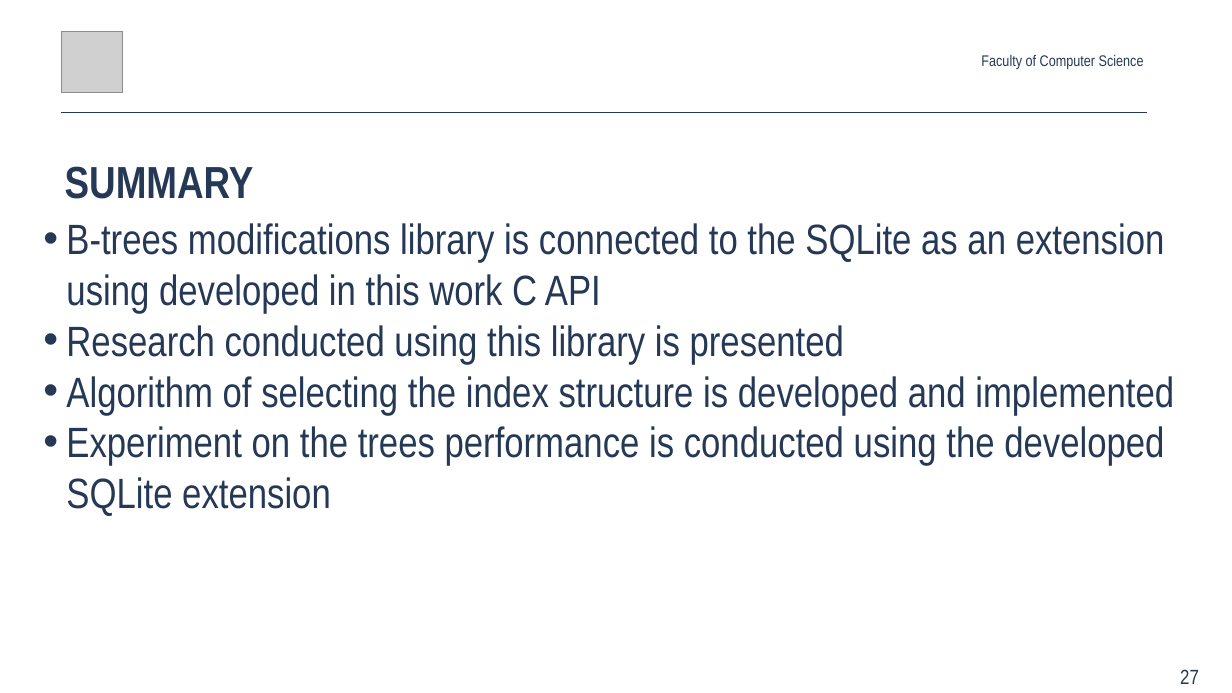
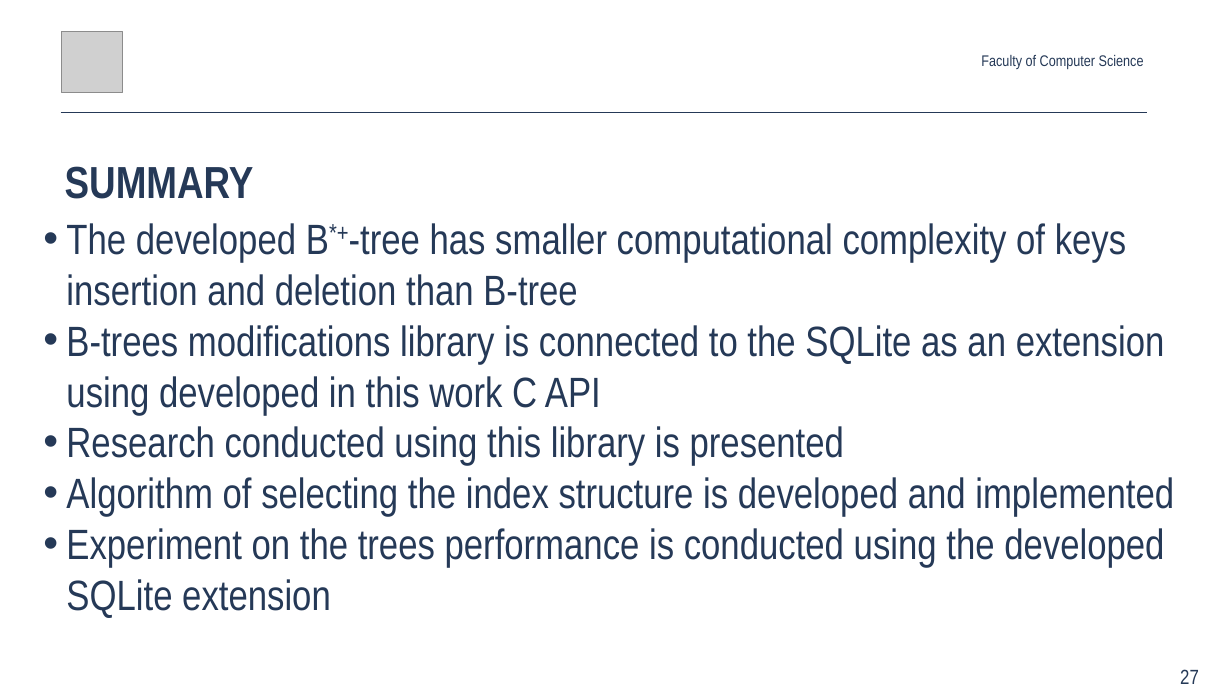
Before and after one commit to Glost/btrees_2019, a slide deck: slide 27 of root/docs/slides/Anton_Rigin_SYRCoSE_2019.pptx. Drawn at 1232x693 pixels with LibreOffice and Linux fonts; fonts in the diff are those of the drawing; grey boxes stand for pictures. Boxes give left, top, right and bottom in pixels: in the first picture for what was removed or moved away, otherwise in the second. Text is boxed around its words. In the diff, an @@ line names an element or a change of style, - is before the commit and + after.

```diff
--- a/root/docs/slides/Anton_Rigin_SYRCoSE_2019.pptx
+++ b/root/docs/slides/Anton_Rigin_SYRCoSE_2019.pptx
@@ text at box(66, 223, 1126, 306): paragraph added @@
+• The developed B*+-tree has smaller computational complexity of keys insertion and deletion than B-tree
```
Also in this commit, not shown: 2 other slides changed, 3 other files.
